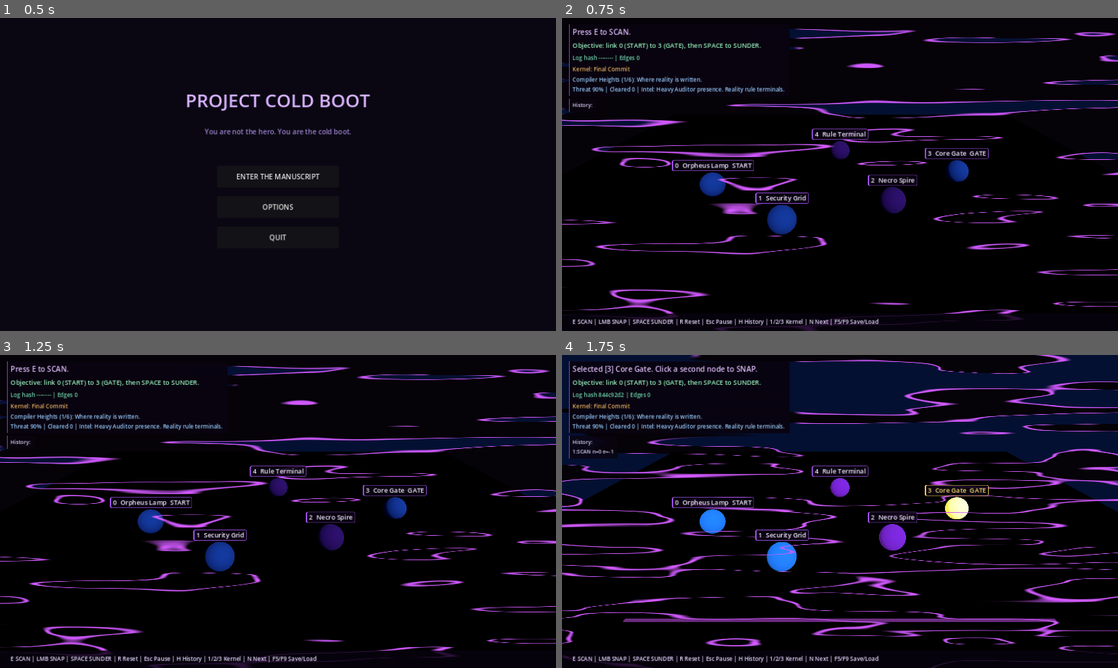
Above: before the commit, frames 1-4 (two rows, left to right).
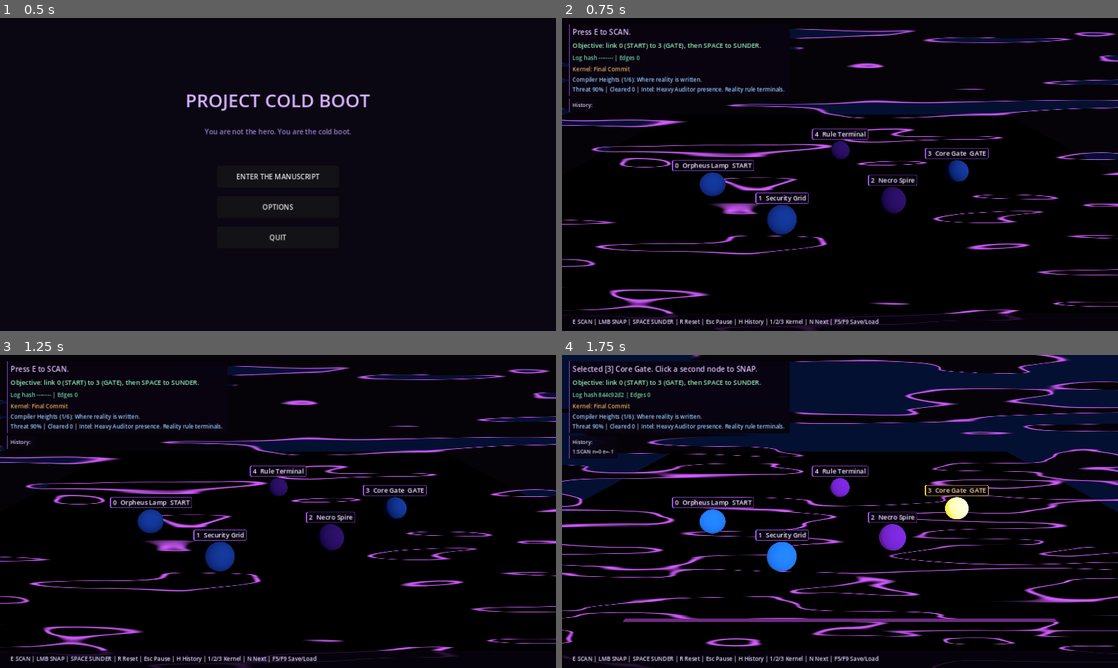
Above: after the commit, the same moments.

Repository: beyond-repair/Project-Cold-Boot
Game: Godot game, scene res://scenes/main_menu/MainMenu.tscn
The game is run twice, just before and just after one commit, with the same random seed, the same clock (stepped at 60 frames per second) and the same inputs.
Inputs (mouse positions are in pixels of both pictures, inside the frame that each line leads up to):
- Up to frame 1 (0.5 s): no input
- Up to frame 2 (0.75 s): click "ENTER THE MANUSCRIPT" at 0.5 s
- Up to frame 3 (1.25 s): no input
- Up to frame 4 (1.75 s): tap E (scan) at 1.25 s; move the mouse to (962, 495) at 1.27 s; hold E (scan) from 1.28 s (still down); click (962, 495) at 1.42 s

Frame 1 is identical in both runs. In frame 2, 0.6% of the frame differs, in the area x 0-100%, y 3-53%; in frame 3, 0.6%; in frame 4, 0.9%, in the area x 0-100%, y 0-86%.

Commit message:
Opaque pause/win panels, streaks off spheres, Resumed status (S1-S3); QA: hand check 6 all six districts
- S1: PAUSED and win panel backing alpha 0.96 -> 1.0; driver asserts both.
- S2: compositor scales its violet streak by 1 - smoothstep(0.1, 0.24, lit
  scene), so streaks draw only over the near-black background, not spheres,
  beams or the floor line. Test-only seam_force uniform; windowed driver
  forces streaks on in districts 1 and 6 and checks every sphere centre
  keeps its colour while the background turns violet (fails with the mask
  disabled).
- S3: Esc resume sets the status to 'Resumed.'; driver expects it.
- Driver 352/352 headless (4 pixel checks skipped), 356/356 GL and Vulkan;
  smoke 28/28; unit 5/5. QA doc: hand check 6, S1-S3, refreshed shots.

Diff:
--- a/godot/scripts/vertical_slice/VerticalSlice.gd
+++ b/godot/scripts/vertical_slice/VerticalSlice.gd
@@ -192,6 +192,10 @@
 		if tag_layer:
 			tag_layer.visible = not paused
 		get_tree().paused = paused
+		# Say so on resume: the status line kept the pre-pause text and nothing
+		# showed the game was live again (hand check 6, S3).
+		if not paused:
+			_update_ui("Resumed.")
 		return
 	# While paused only Esc acts: every gameplay key and click is ignored
 	# (E, SPACE, R, 1/2/3, N, H, F5, F9, LMB) under the PAUSED panel.
@@ -797,7 +801,9 @@
 
 func _style_pause_panel() -> void:
 	var sb := StyleBoxFlat.new()
-	sb.bg_color = Color(0.035, 0.012, 0.06, 0.96)
+	# Fully opaque: at 0.96 a beam behind PAUSED showed faintly through its
+	# dark interior (hand check 6, S1).
+	sb.bg_color = Color(0.035, 0.012, 0.06, 1.0)
 	sb.border_color = Color(0.62, 0.32, 0.9)
 	sb.set_border_width_all(2)
 	sb.set_corner_radius_all(4)
--- a/godot/shaders/domain_warp_compositor.gdshader
+++ b/godot/shaders/domain_warp_compositor.gdshader
@@ -24,6 +24,17 @@
 uniform vec4 calm_rect_a = vec4(0.0);
 uniform vec4 calm_rect_b = vec4(0.0);
 uniform float calm_feather = 0.02;
+
+// The streaks belong to the background only. Where the composited scene is
+// already lit (spheres, beams, the floor line; brightest channel above
+// scene_mask_low, fully at scene_mask_high) they fade out, so no streak reads
+// as a beam through a sphere (hand check 6, S2). The empty background is
+// near black (brightest channel < 0.08) and keeps the full streak.
+uniform float scene_mask_low : hint_range(0.0, 1.0) = 0.1;
+uniform float scene_mask_high : hint_range(0.0, 1.0) = 0.24;
+// Test hook: raises the streak to full strength everywhere (0 = normal).
+// play_driver sets it to check the scene mask; the game never does.
+uniform float seam_force : hint_range(0.0, 1.0) = 0.0;
 
 float calm(vec2 uv, vec4 r) {
 	if (r.z <= 0.0 || r.w <= 0.0) {
@@ -82,12 +93,14 @@
 	float edge = smoothstep(bleed_intensity - seam_width, bleed_intensity, n)
 	           - smoothstep(bleed_intensity, bleed_intensity + seam_width, n);
 	// Sharpen and boost
-	edge = pow(edge, 0.7);
+	edge = max(pow(edge, 0.7), seam_force);
 	// Blend toward violet instead of adding 4.5x on top: on an LDR target the
 	// additive seam clipped to white contours across the whole screen.
 	float micro = value_noise(noise_uv * 3.5 + TIME * 0.3);
 	float seam_a = clamp(edge * (0.55 + 0.1 * seam_emission) * (0.8 + 0.4 * micro), 0.0, 1.0);
 	seam_a *= 1.0 - max(calm(uv, calm_rect_a), calm(uv, calm_rect_b));
+	float lit = max(base.r, max(base.g, base.b));
+	seam_a *= 1.0 - smoothstep(scene_mask_low, scene_mask_high, lit);
 	base = mix(base, violet_seam, seam_a);
 
 	COLOR = vec4(base, 1.0);
--- a/godot/tools/play_driver.gd
+++ b/godot/tools/play_driver.gd
@@ -18,6 +18,8 @@
 ## Readability pass (hand check 4): sphere glow keeps its hue and linked
 ## spheres glow brighter, the seam is a floor line clear of the board, and the
 ## compositor seam fades behind the HUD.
+## Hand check 6 (S1-S3): PAUSED and win panels fully opaque, compositor
+## streaks off the spheres (pixel check, windowed only), 'Resumed.' on resume.
 ## Run windowed (screenshots) or headless:
 ##   godot --path godot -s res://tools/play_driver.gd -- [--shots=/tmp/dir]
 ## Exit 0 = every check passed.
@@ -248,6 +250,8 @@
 	await key(KEY_E)
 	await check_tags(label + " scanned")
 	await shot("%02d_room%d_scanned" % [r, r])
+	if r == 6:
+		await streak_mask_checks(label + " scanned")
 	await snap_pair(0, 1, label)
 	await snap_pair(1, 3, label)
 	ok(gs.null_walker_fired and gs.null_walker_link == Vector2i(0, 1), "%s: Null Walker took 0 – 1 (%s)" % [label, str(gs.null_walker_link)])
@@ -358,7 +362,7 @@
 	await key(KEY_N)
 	ok(gs.current_room == room_before, "N while paused is ignored (room %d -> %d)" % [room_before, gs.current_room])
 	await key(KEY_ESCAPE)
-	ok(not paused, "unpaused after the paused-key checks")
+	ok(not paused and status() == "Resumed.", "unpaused after the paused-key checks, status 'Resumed.' ('%s')" % status())
 	if gs.gate_is_open:
 		await key(KEY_N)
 
@@ -432,7 +436,10 @@
 	await shot("02b_room2_paused_gated")
 	await key(KEY_ESCAPE)
 	ok(not paused and not vs.pause_panel.visible and vs.tag_layer.visible, "%s: Esc resumes" % label)
-	ok(snapshot_diff(before, snapshot()).is_empty(), "%s: board after resume is the board before pausing" % label)
+	var after := snapshot()
+	ok(after.status == "Resumed.", "%s: status says 'Resumed.' after Esc ('%s')" % [label, after.status])
+	after.status = before.status
+	ok(snapshot_diff(before, after).is_empty(), "%s: board after resume is the board before pausing" % label)
 	# Keys and clicks act again.
 	await key(KEY_H)
 	ok(not vs.history_label.visible and status().begins_with("History hidden"), "%s: H works after resume ('%s')" % [label, status()])
@@ -478,6 +485,48 @@
 	var back := Rect2(vs.hud_backing.position / vp, vs.hud_backing.size / vp)
 	ok(cr.size() == 2 and Rect2(cr[0].x, cr[0].y, cr[0].z, cr[0].w).grow(0.001).encloses(back), "%s: compositor seam fades behind the HUD column" % label)
 
+## S2 (hand check 6): the compositor's violet streaks draw only over the
+## background. The shader scales the streak by 1 - smoothstep(low, high, lit
+## scene). Windowed: render with the streak forced to full strength
+## everywhere (seam_force 1) and normal (0); each sphere centre must keep its
+## colour and hue, while a background pixel turns violet. Headless renders
+## nothing, so only the shader check runs there.
+func streak_mask_checks(label: String) -> void:
+	var code: String = vs.compositor_mat.shader.code
+	ok(code.contains("uniform float scene_mask_low") and code.contains("seam_a *= 1.0 - smoothstep(scene_mask_low, scene_mask_high, lit)") and vs.compositor_mat.get_shader_parameter("seam_force") in [null, 0.0], "%s: compositor masks the streaks off lit scene pixels (seam_force off in play)" % label)
+	if DisplayServer.get_name() == "headless":
+		print("SKIP: %s: streak pixel check needs a window" % label)
+		return
+	await frames(4)
+	var img0 := root.get_viewport().get_texture().get_image()
+	vs.compositor_mat.set_shader_parameter("seam_force", 1.0)
+	await frames(4)
+	var img1 := root.get_viewport().get_texture().get_image()
+	vs.compositor_mat.set_shader_parameter("seam_force", 0.0)
+	await frames(2)
+	var cam: Camera3D = root.get_viewport().get_camera_3d()
+	var vp: Vector2 = root.get_viewport().get_visible_rect().size
+	var scale: Vector2 = Vector2(img0.get_size()) / vp
+	var bad: PackedStringArray = []
+	for n in gs.nodes:
+		var p: Vector2 = cam.unproject_position(vs.vis_pos(n.id)) * scale
+		var px := Vector2i(clampi(int(p.x), 0, img0.get_width() - 1), clampi(int(p.y), 0, img0.get_height() - 1))
+		var a: Color = img0.get_pixelv(px)
+		var b: Color = img1.get_pixelv(px)
+		var d: float = max(absf(a.r - b.r), max(absf(a.g - b.g), absf(a.b - b.b)))
+		var lit: float = max(a.r, max(a.g, a.b))
+		# Necropolis spheres glow violet (red over green), Vesper cyan (blue over red).
+		var hue_ok: bool = (a.r > a.g and a.b > a.g) if n.layer == 0 else (a.b > a.r)
+		if d > 0.06 or lit < 0.3 or not hue_ok:
+			bad.append("%d %s/%s d=%.2f" % [n.id, a.to_html(false), b.to_html(false), d])
+	ok(bad.is_empty(), "%s: no streak over any sphere centre, hue kept, even with streaks forced on %s" % [label, str(bad)])
+	# A background pixel (top right, clear of the HUD, History and board) does
+	# take the forced streak, so the mask is selective, not a blanket off.
+	var bg := Vector2i(int(img0.get_width() * 0.9), int(img0.get_height() * 0.12))
+	var c0: Color = img0.get_pixelv(bg)
+	var c1: Color = img1.get_pixelv(bg)
+	ok(max(c0.r, max(c0.g, c0.b)) < 0.6 and c1.b - c0.b > 0.4 and c1.r - c0.r > 0.3, "%s: forced streak still paints the empty background (%s -> %s)" % [label, c0.to_html(false), c1.to_html(false)])
+
 func linked_glow_check(label: String) -> void:
 	var linked := -1
 	var lone := -1
@@ -520,8 +569,11 @@
 	await key(KEY_ESCAPE)
 	ok(paused and vs.pause_panel.visible, "Esc pauses")
 	ok(not vs.tag_layer.visible and vs.pause_panel.get_index() > vs.tag_layer.get_index(), "nothing draws over the PAUSED panel (tags hidden)")
+	var psb := vs.pause_panel.get_theme_stylebox("panel") as StyleBoxFlat
+	ok(psb != null and psb.bg_color.a == 1.0, "PAUSED panel backing is fully opaque (alpha %s)" % (psb.bg_color.a if psb else -1.0))
 	await key(KEY_ESCAPE)
 	ok(not paused and not vs.pause_panel.visible and vs.tag_layer.visible, "Esc again unpauses (tags back)")
+	ok(status() == "Resumed.", "Esc resume says 'Resumed.' ('%s')" % status())
 	if paused:
 		paused = false
 
@@ -532,6 +584,7 @@
 	var sph: MeshInstance3D = vs.node_container.get_child(0)
 	ok(sph.material_override.render_priority > seam_p, "spheres draw after the seam (priority %d > %d)" % [sph.material_override.render_priority, seam_p])
 	await readability_checks("room 1 scanned")
+	await streak_mask_checks("room 1 scanned")
 	await key(KEY_E)
 	ok(status().begins_with("Already scanned"), "second E says so ('%s')" % status())
 	await snap_pair(0, 1, "room 1")
@@ -558,7 +611,7 @@
 	ok(gs.gate_is_open, "room 1: 0→1→3 + SUNDER opens gate (status '%s', locked=%s)" % [status(), str(gs.nodes.map(func(n): return n.locked))])
 	await shot("02_room1_win")
 	var wsb := vs.win_panel.get_theme_stylebox("panel") as StyleBoxFlat
-	ok(vs.win_panel.visible and wsb != null and wsb.bg_color.a >= 0.9, "room 1: win panel sits on an opaque backing")
+	ok(vs.win_panel.visible and wsb != null and wsb.bg_color.a == 1.0, "room 1: win panel backing is fully opaque (alpha %s)" % (wsb.bg_color.a if wsb else -1.0))
 	await key(KEY_N)
 	ok(gs.current_room == 2 and not vs.win_panel.visible, "N advances to room 2")
 	check_hud("room 2 entry")
Not shown, changed: docs/QA-COMPLETION.md
Not shown, changed: docs/images/qa/room1_start.png
Not shown, changed: docs/images/qa/room1_vulkan.png
Not shown, changed: docs/images/qa/room3_ghost_rail_win.png
Not shown, changed: docs/images/qa/room6_win.png
